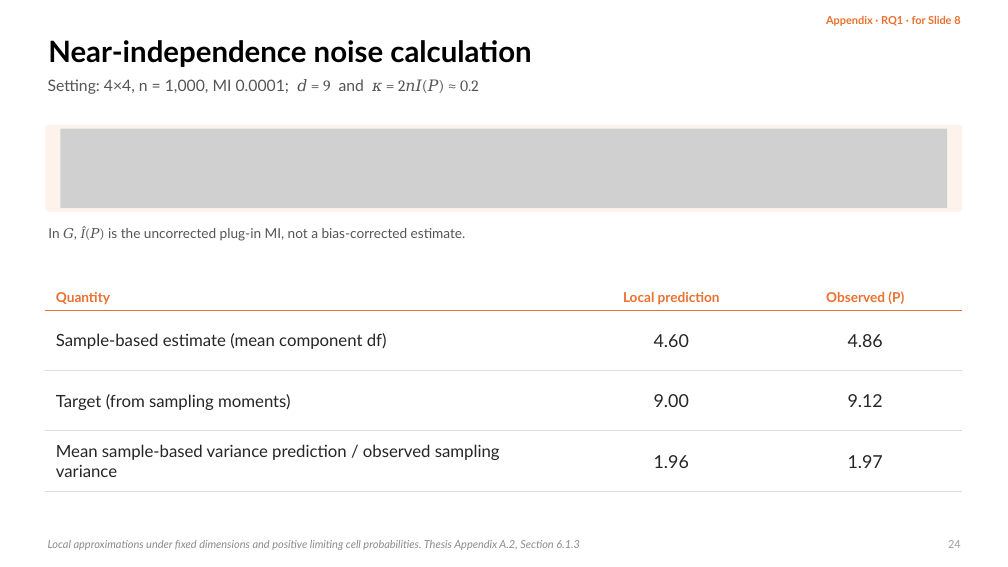
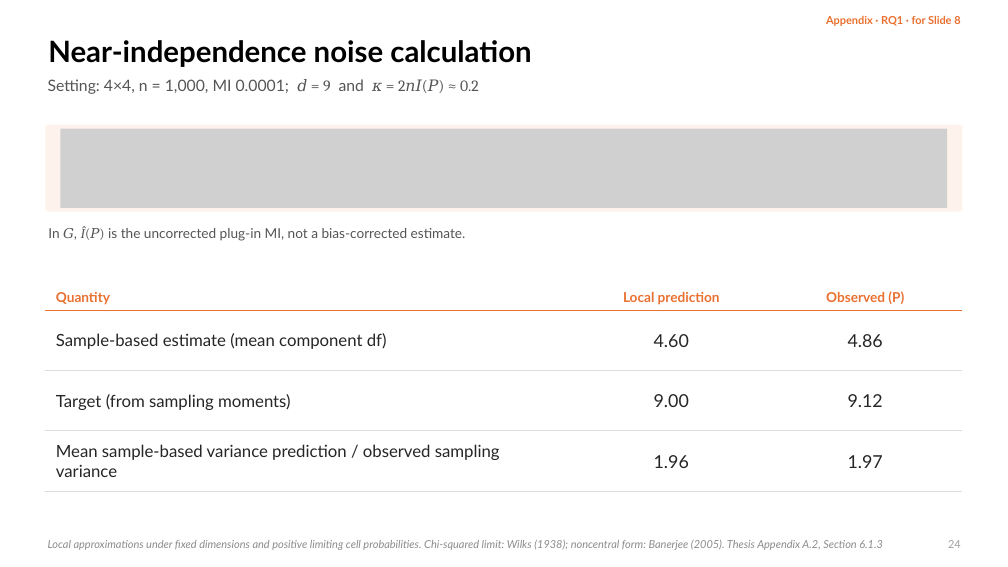
Before and after one commit to dzhao61/MCSResearchSimulations, a slide deck: slide 24 of Thesis Presentation/Daniel_Zhao_Welch_MI_Presentation_Final.pptx. Drawn at 1008x567 pixels with LibreOffice and Linux fonts; fonts in the diff are those of the drawing; grey boxes stand for pictures. Boxes give left, top, right and bottom in pixels: in the first picture for what was removed or moved away, otherwise in the second. Text is boxed around its words. In the diff, an @@ line names an element or a change of style, - is before the commit and + after.

```diff
--- a/Thesis Presentation/Daniel_Zhao_Welch_MI_Presentation_Final.pptx
+++ b/Thesis Presentation/Daniel_Zhao_Welch_MI_Presentation_Final.pptx
@@ text at (48,540,883,550): text changed @@
-Local approximations under fixed dimensions and positive limiting cell probabilities. Thesis Appendix A.2, Section 6.1.3
+Local approximations under fixed dimensions and positive limiting cell probabilities. Chi-squared limit: Wilks (1938); noncentral form: Banerjee (2005). Thesis Appendix A.2, Section 6.1.3
```
Also in this commit, not shown: 22 other slides changed, 9 other files.
